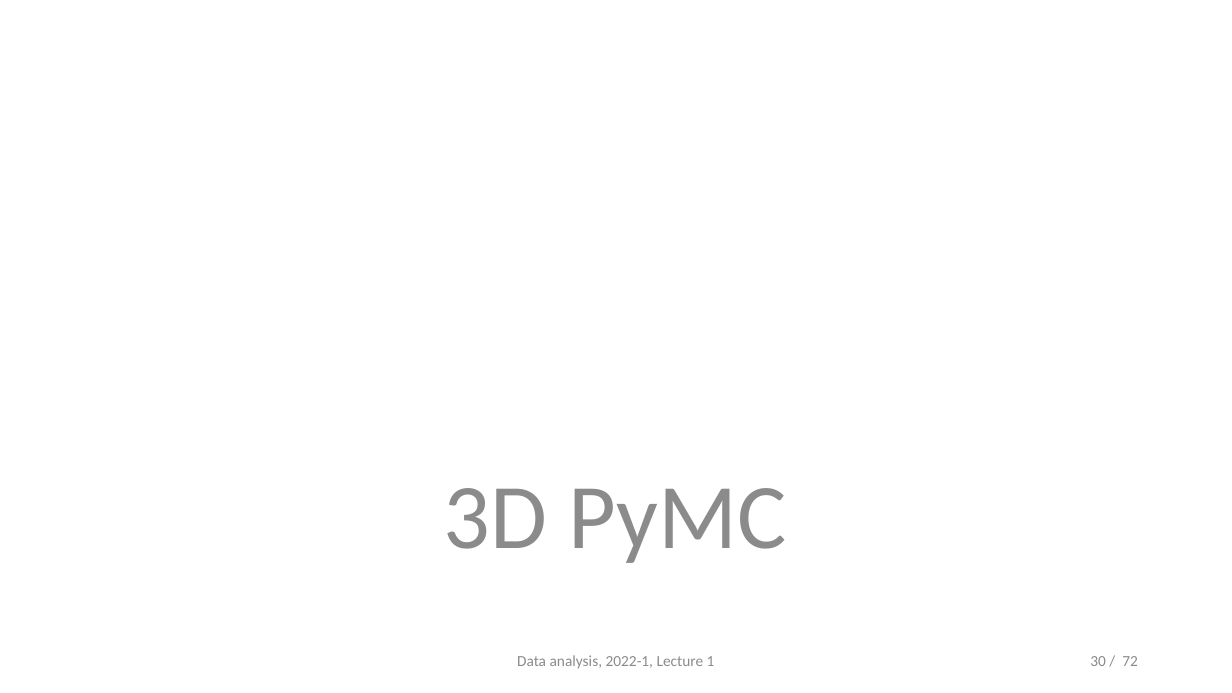
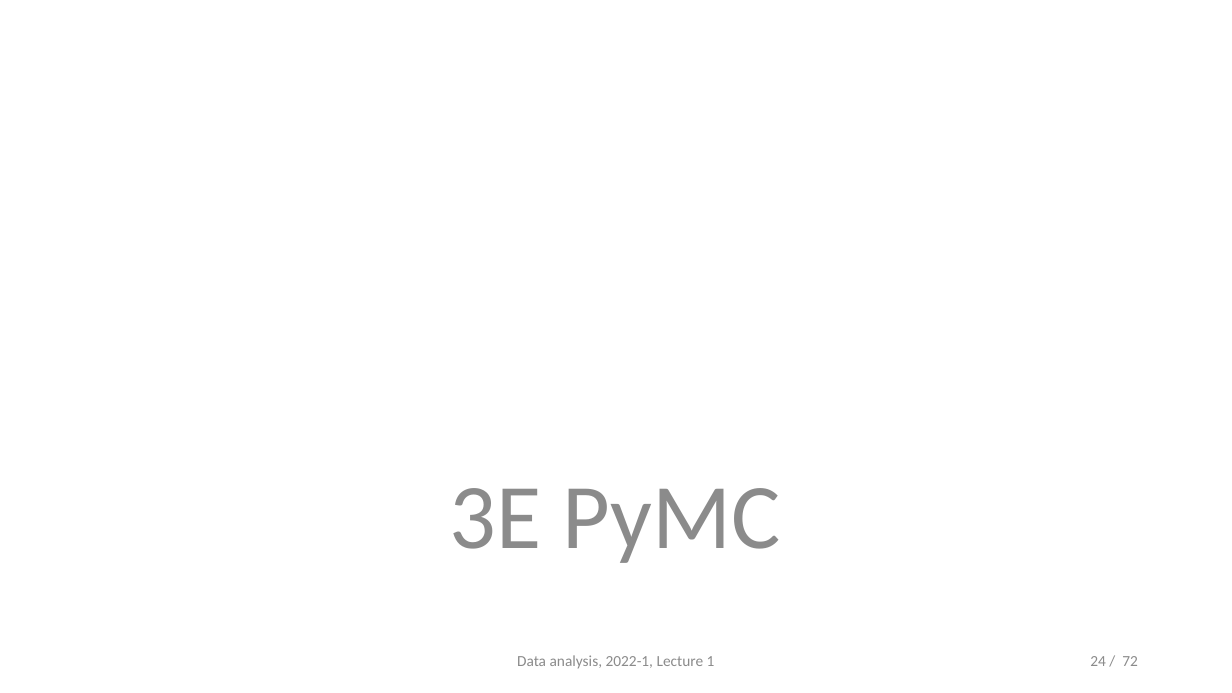
Before and after one commit to opherdonchin/StatisticalComputationAndAnalysis, a slide deck: slide 24 of Lectures/Lecture 3 PyMC and Sampling.pptx (slide 30 before the commit). Drawn at 1232x693 pixels with LibreOffice and Linux fonts; fonts in the diff are those of the drawing. Boxes give left, top, right and bottom in pixels: in the first picture for what was removed or moved away, otherwise in the second. Text is boxed around its words. In the diff, an @@ line names an element or a change of style, - is before the commit and + after.

```diff
--- a/Lectures/Lecture 3 PyMC and Sampling.pptx
+++ b/Lectures/Lecture 3 PyMC and Sampling.pptx
@@ text at (450,488,780,563): text changed @@
-3D PyMC
+3E PyMC
@@ page number at (1090,656,1138,666): text changed @@
-30 / 72
+24 / 72
```
Also in this commit, not shown: 9 slides added, 1 slide removed, 3 other files.
